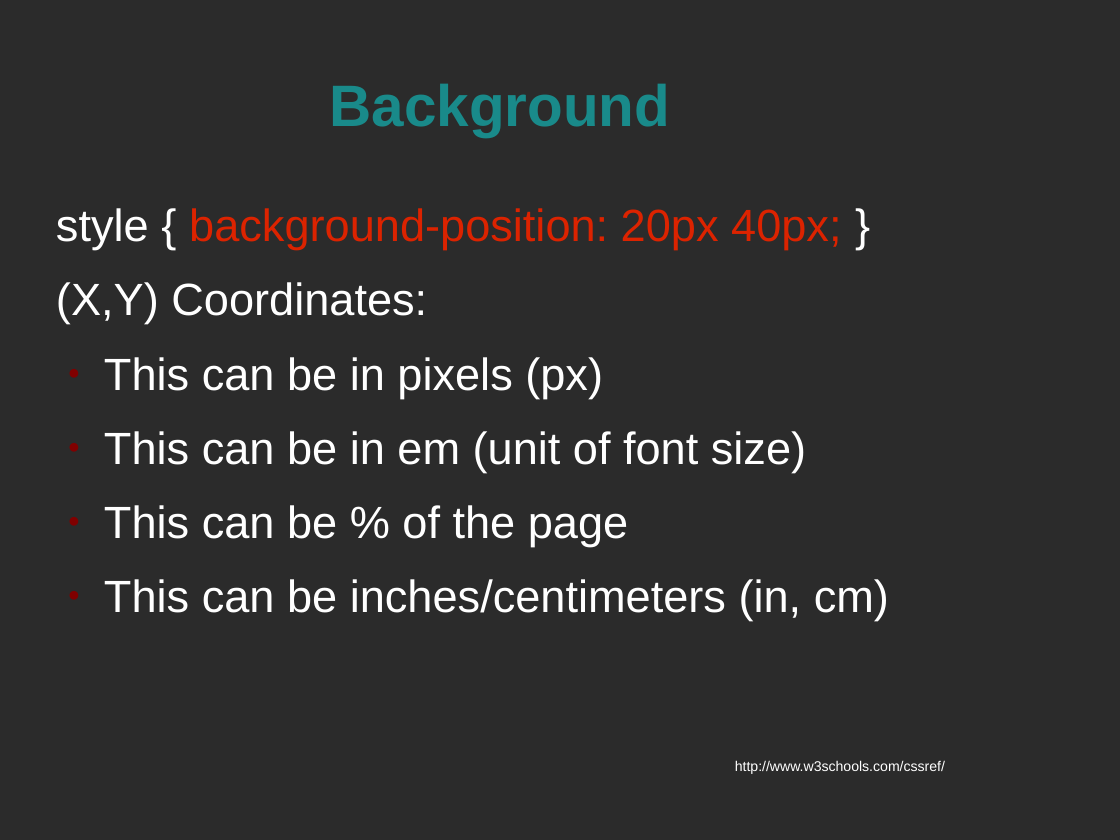
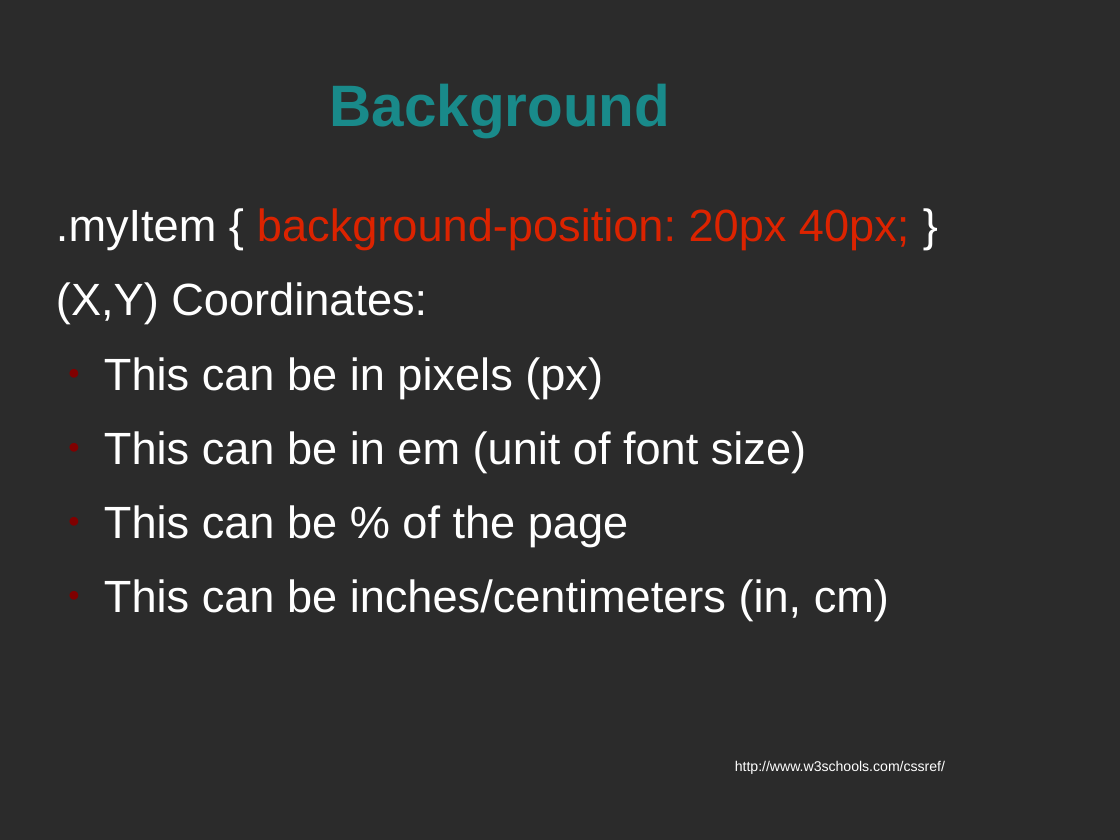
Before and after one commit to spellbindguy/Web-Development, a slide deck: slide 7 of Lectures/04 CSS/CSS Styles.odp. Drawn at 1120x840 pixels with LibreOffice and Linux fonts; fonts in the diff are those of the drawing; background and template pictures are left out; a plain dark background stands for a picture behind light text. Boxes give left, top, right and bottom in pixels: in the first picture for what was removed or moved away, otherwise in the second. Text is boxed around its words. In the diff, an @@ line names an element or a change of style, - is before the commit and + after.

```diff
--- a/Lectures/04 CSS/CSS Styles.odp
+++ b/Lectures/04 CSS/CSS Styles.odp
@@ text at [56,208,909,250]: text changed @@
-style { background-position: 20px 40px; }
+.myItem { background-position: 20px 40px; }
```
Also in this commit, not shown: 30 other slides changed, 38 slides added, 2 slides removed, 1 other file.
